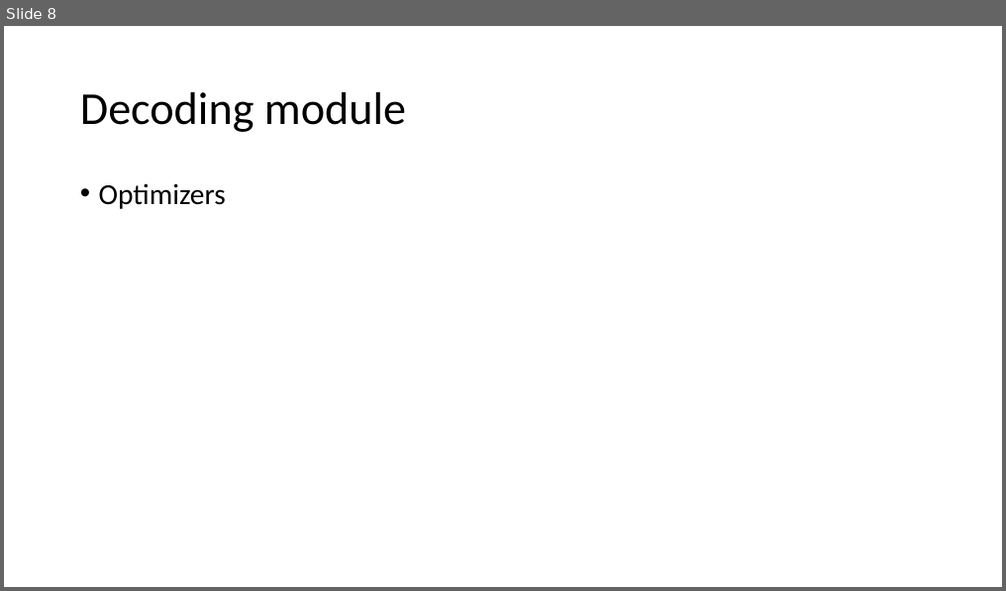
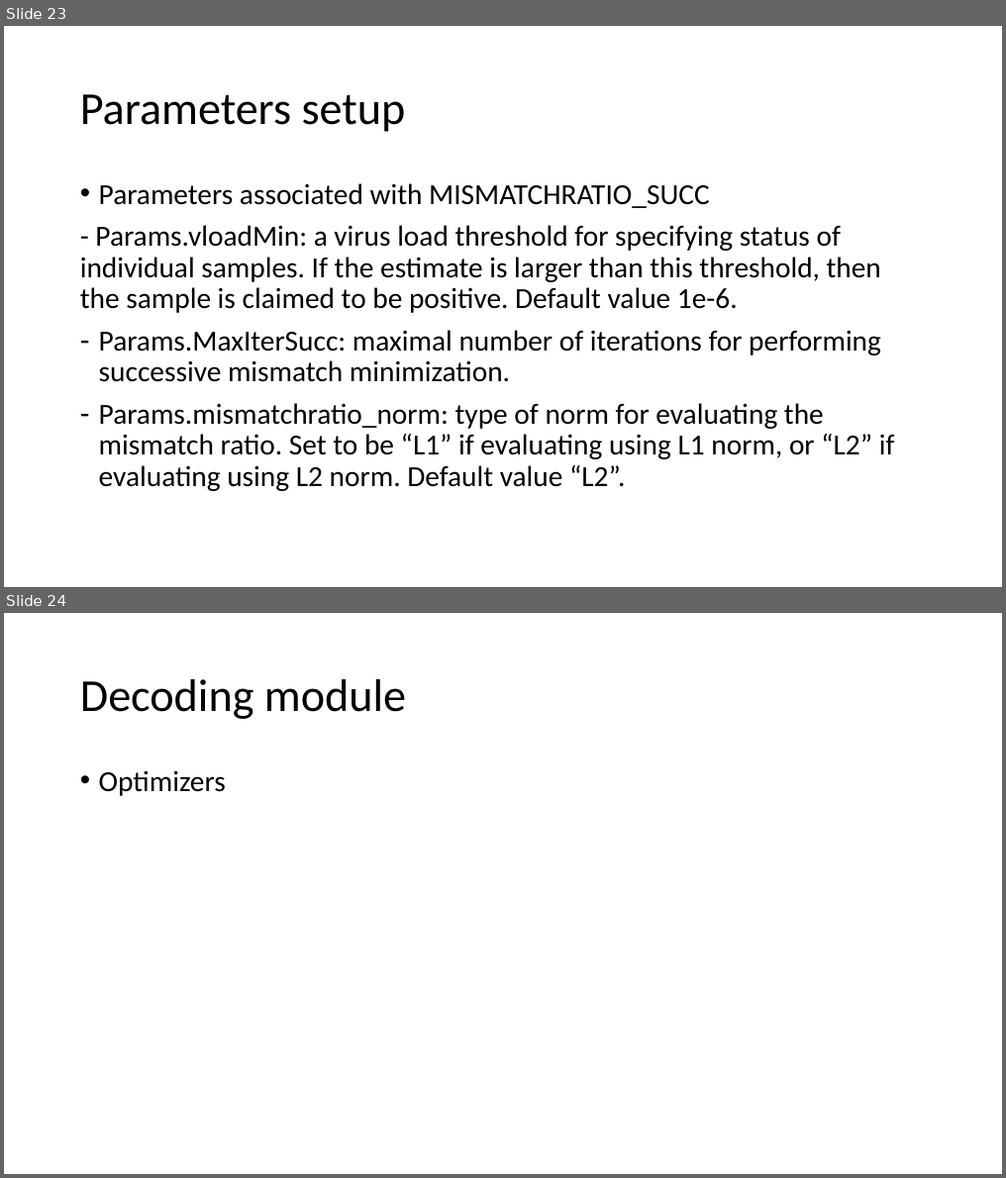
Before and after one commit to JAMES-YI/00_CS_Virus_Testing, a slide deck: 00_System_Architectures_JYI_20201122.pptx. Shown one above the other, each under a label of ours: slide 8 before the commit, slides 23 and 24 after it. The pictures are 1006x591 and 1006x1178 pixels, drawn with LibreOffice and Linux fonts; fonts in the diff are those of the drawing. Boxes give left, top, right and bottom in pixels: in the first picture for what was removed or moved away, otherwise in the second. Text is boxed around its words. In the diff, an @@ line names an element or a change of style, - is before the commit and + after.

```diff
--- a/00_System_Architectures_JYI_20201122.pptx
+++ b/00_System_Architectures_JYI_20201122.pptx
@@ slide 23 added at [4,26,1002,587], background #FFFFFF @@
@@ title added at [80,94,406,132], 44 pt, text #000000 @@
+Parameters setup
@@ text added at [80,183,895,491], 28 pt, text #000000 @@
+• Parameters associated with MISMATCHRATIO_SUCC
+- Params.vloadMin: a virus load threshold for specifying status of individual samples. If the estimate is larger than this threshold, then the sample is claimed to be positive. Default value 1e-6.
+– Params.MaxIterSucc: maximal number of iterations for performing successive mismatch minimization.
+– Params.mismatchratio_norm: type of norm for evaluating the mismatch ratio. Set to be “L1” if evaluating using L1 norm, or “L2” if evaluating using L2 norm. Default value “L2”.
@@ what was slide 8 is now slide 24 @@
```
Also in this commit, not shown: 15 other slides added, 52 other files.
